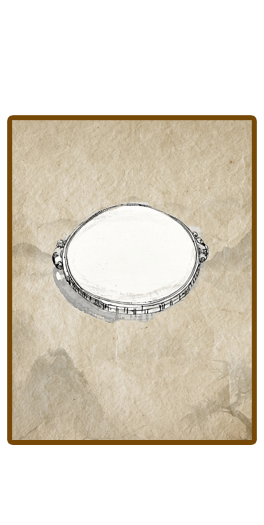
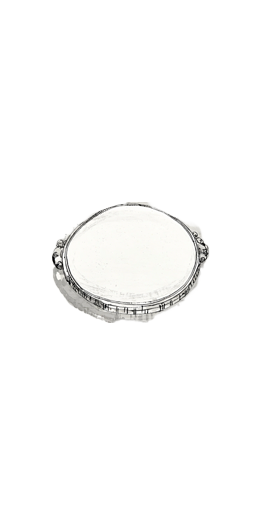
Layered file, before and after one edit (264 x 525). Changes by layer:
hid "图层 1" over bbox(12, 120, 252, 440)
